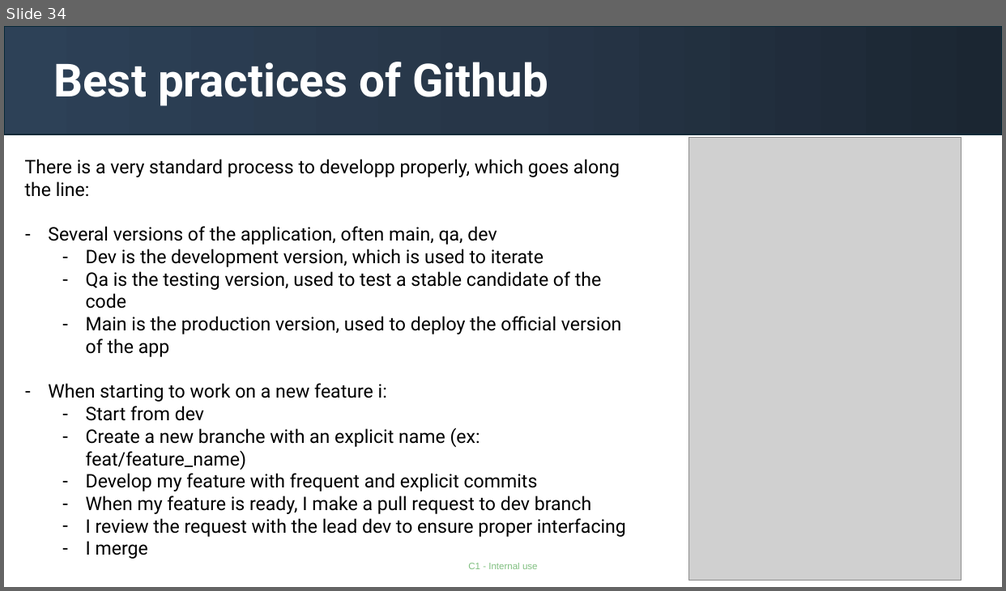
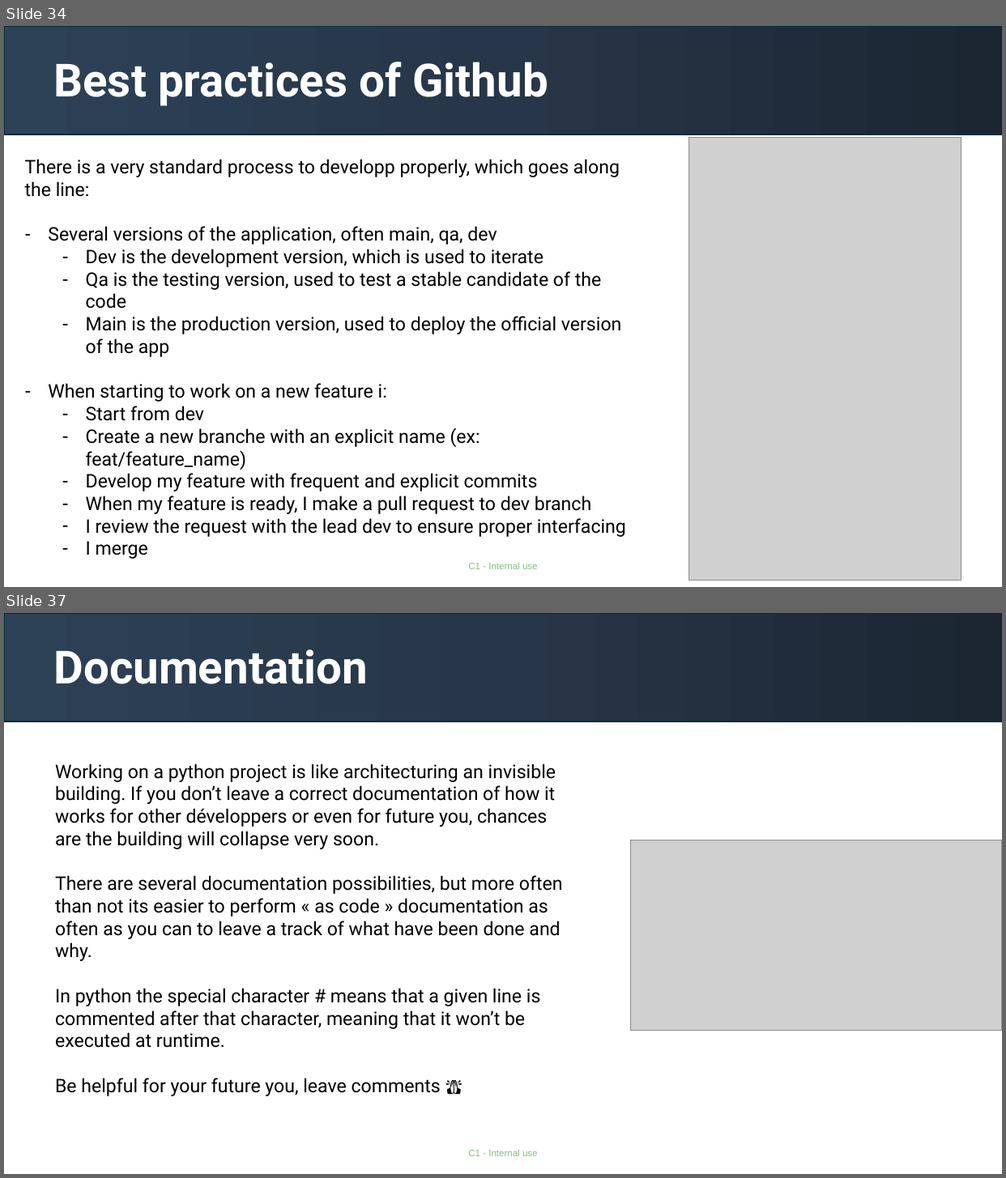
Before and after one commit to gabrielolympie/PythonForFinance, a slide deck: presentations/1.Introduction.pptx. Shown one above the other, each under a label of ours: slide 34 before the commit, slides 34 and 37 after it; the slides between them are not shown. The pictures are 1006x591 and 1006x1178 pixels, drawn with LibreOffice and Linux fonts; fonts in the diff are those of the drawing; grey boxes stand for pictures. Boxes give left, top, right and bottom in pixels: in the first picture for what was removed or moved away, otherwise in the second. Text is boxed around its words. In the diff, an @@ line names an element or a change of style, - is before the commit and + after.

```diff
--- a/presentations/1.Introduction.pptx
+++ b/presentations/1.Introduction.pptx
@@ slide 37 added at <box>4,613,1002,1174</box>, background #FFFFFF; not listed: 1 template element that a slide beside it also shows @@
@@ rectangle added at <box>4,613,1002,722</box>, fill gradient #1B2633 to #273749 to #2E4157, outline #092A39 1.5 pt @@
@@ title added at <box>53,649,367,684</box>, 44 pt, text #FFFFFF, bold @@
+Documentation
@@ text added at <box>55,764,563,1097</box>, 18 pt, text #000000 @@
+  Working on a python project is like architecturing an invisible building. If you don’t leave a correct documentation of how it works for other développers or even for future you, chances are the building will collapse very soon.
+  There are several documentation possibilities, but more often than not its easier to perform « as code » documentation as often as you can to leave a track of what have been done and why.
+  In python the special character # means that a given line is commented after that character, meaning that it won’t be executed at runtime.
+  Be helpful for your future you, leave comments 🙏
@@ picture added at <box>631,840,1002,1031</box> @@
```
Also in this commit, not shown: 1 slide changed, 10 other slides added, 1 slide removed, 2 other files.
